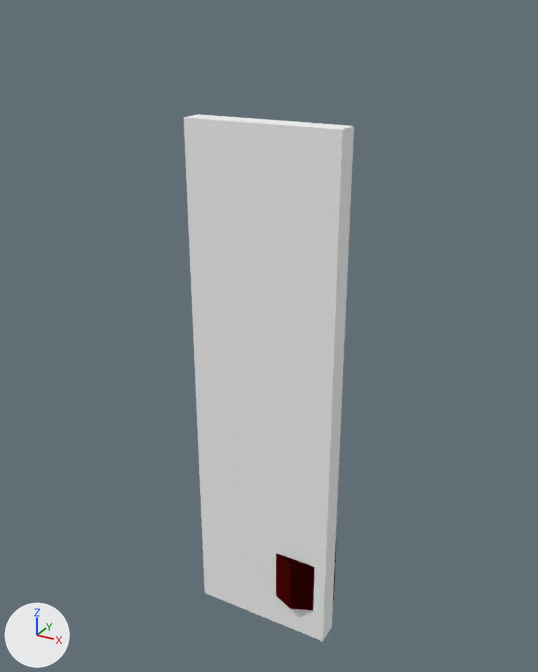
A saved change to the glTF model game/models/hero/noord_thermo.glb.
Before and after are seen from a 50 mm camera at (2.71, -4.88, 5.35) aimed at (-0.07, 0.19, 2.82). Arrows for +X, +Y and +Z are at lower left; the lights stay in place. The picture after the commit comes second. Objects named as collision shapes, trigger or cutter boxes, shadow casters or lower levels of detail are left out. Where no turn or scale is listed for an object, it has been applied to the vertices. Vertices at exactly the same position are counted once.

The first picture shows 'noord_thermo_lod0'.
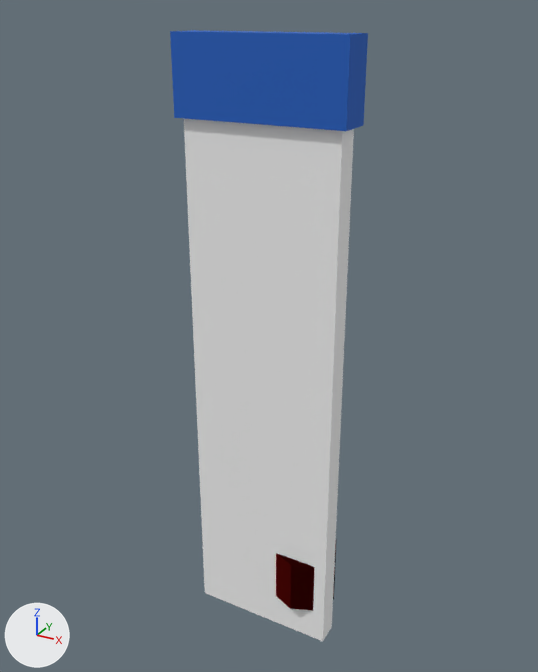
Where the newer file only moved an object's origin or applied its transform, the numbers keep the older frame.

Changed parts and their boxes [x1, y1, x2, y2] in the pictures (538 x 672 px):
```json
{"object": "noord_thermo_lod0", "change": "reshaped", "before": [184, 114, 354, 641], "after": [170, 30, 368, 641], "on screen": "16% wider, 16% taller"}
{"part": 1, "of": "me_noord_thermo_lod0", "change": "added", "after": [170, 30, 368, 131], "on screen": "blue"}
```

Scene script edits in JSON lines:
```json
{"op": "add", "block": "mat_bl", "code": ["mat_bl = principled_material('bl')", "mat_bl.base_color = (0.0137, 0.114, 0.521)  # blue #1f5fbf", "mat_bl.roughness = 0.85"]}
{"block": "me_noord_thermo_lod0", "where": "# used by ob_noord_thermo_lod0; location = (0.0, 0.12, 2.3)"}
{"op": "remove", "block": "me_noord_thermo_lod0", "code": "me_noord_thermo_lod0.from_pydata(...)  # 75 vertices, 97 faces; spans x -0.65..0.65, y -0.3..0.3, z -2.3..2.3"}
{"op": "add", "block": "me_noord_thermo_lod0", "code": "me_noord_thermo_lod0.from_pydata(...)  # 83 vertices, 109 faces; spans x -0.7..0.7, y -0.3..0.3, z -2.3..2.9"}
{"block": "me_noord_thermo_lod0", "change": "me_noord_thermo_lod0 part 1: a new loose piece, a box spanning x -0.7..0.7, y -0.27..0.03, z 2.3..2.9, in mat_bl (blue #1f5fbf)"}
{"op": "add", "block": "me_noord_thermo_lod0", "code": "me_noord_thermo_lod0.materials.append(mat_bl)  # blue #1f5fbf"}
```
